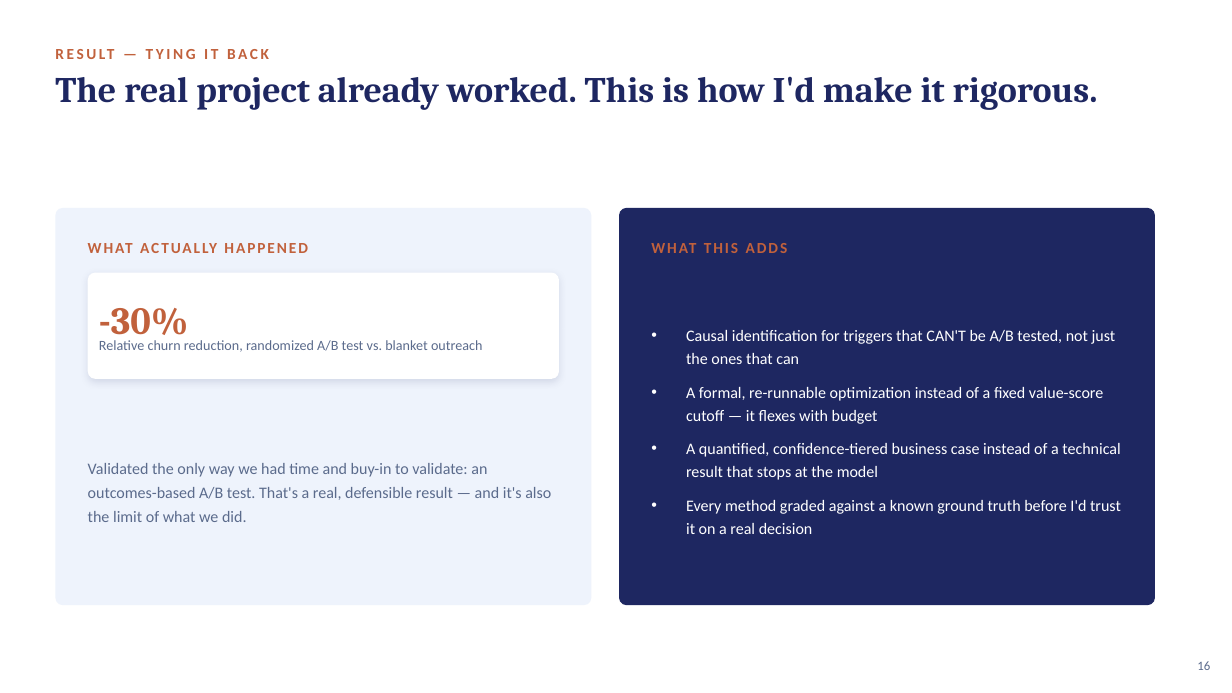
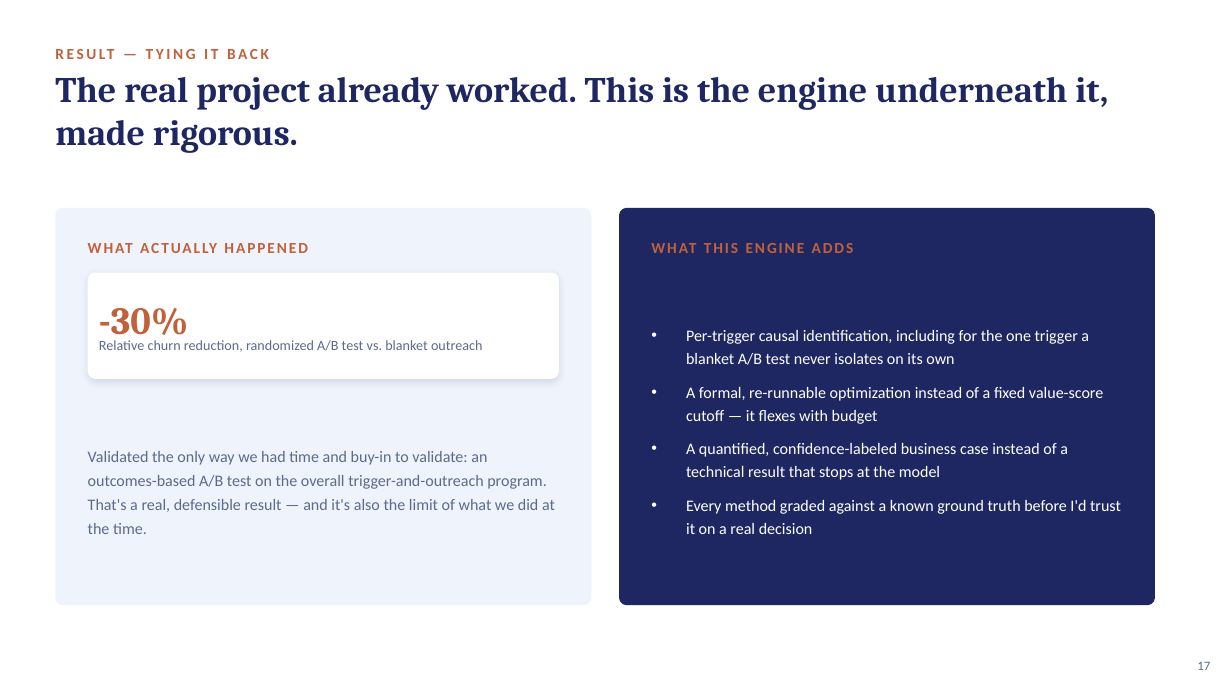
Before and after one commit to crystal1361/DDA-Retention, a slide deck: slide 17 of deck/vanguard_dda_deck.pptx (slide 16 before the commit). Drawn at 1232x693 pixels with LibreOffice and Linux fonts; fonts in the diff are those of the drawing. Boxes give left, top, right and bottom in pixels: in the first picture for what was removed or moved away, otherwise in the second. Text is boxed around its words. In the diff, an @@ line names an element or a change of style, - is before the commit and + after.

```diff
--- a/deck/vanguard_dda_deck.pptx
+++ b/deck/vanguard_dda_deck.pptx
@@ text "RESULT — TYING IT BACK": place and size @@
-text "RESULT — TYING IT BACK" at <box>416,487,522,498</box>
+text "RESULT — TYING IT BACK" at <box>245,499,350,510</box>
@@ text at <box>55,77,1108,153</box>: text changed @@
-The real project already worked. This is how I'd make it rigorous.
+The real project already worked. This is the engine underneath it, made rigorous.
@@ text at <box>686,330,1089,365</box>: text changed @@
-• Causal identification for triggers that CAN'T be A/B tested, not just the ones that can
+• Per-trigger causal identification, including for the one trigger a blanket A/B test never isolates on its own
@@ text at <box>686,443,1068,480</box>: text changed @@
-• A quantified, confidence-tiered business case instead of a technical result that stops at the model
+• A quantified, confidence-labeled business case instead of a technical result that stops at the model
@@ text at <box>88,451,555,534</box>: text changed @@
-Validated the only way we had time and buy-in to validate: an outcomes-based A/B test. That's a real, defensible result — and it's also the limit of what we did.
+Validated the only way we had time and buy-in to validate: an outcomes-based A/B test on the overall trigger-and-outreach program. That's a real, defensible result — and it's also the limit of what we did at the time.
@@ text at <box>459,499,492,510</box>: text changed @@
-WHAT THIS ADDS
+WHAT THIS ENGINE ADDS
@@ text at <box>1197,662,1210,670</box>: text changed @@
-16
+17
```
Also in this commit, not shown: 10 other slides changed, 8 slides added, 6 slides removed, 4 other files.
